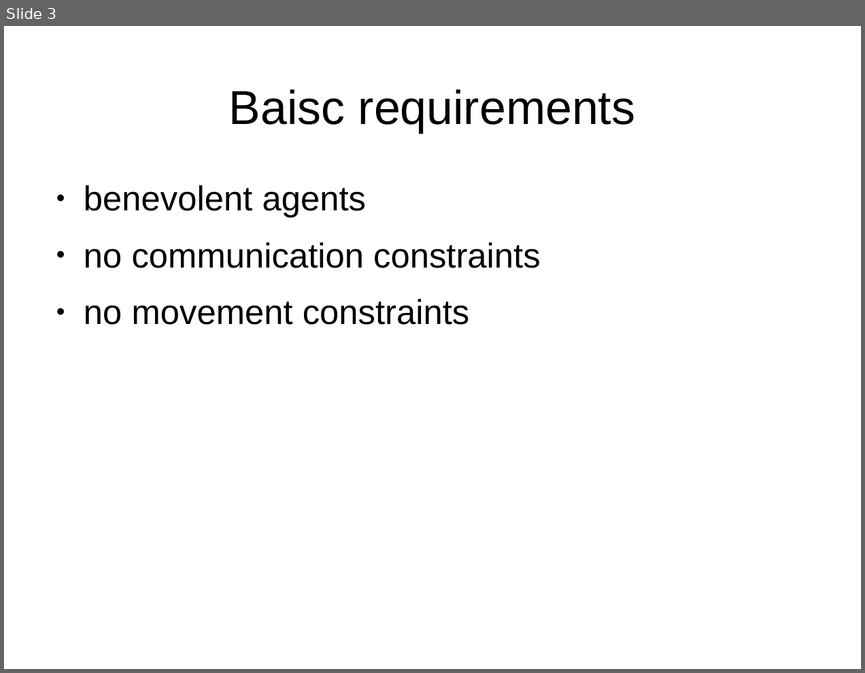
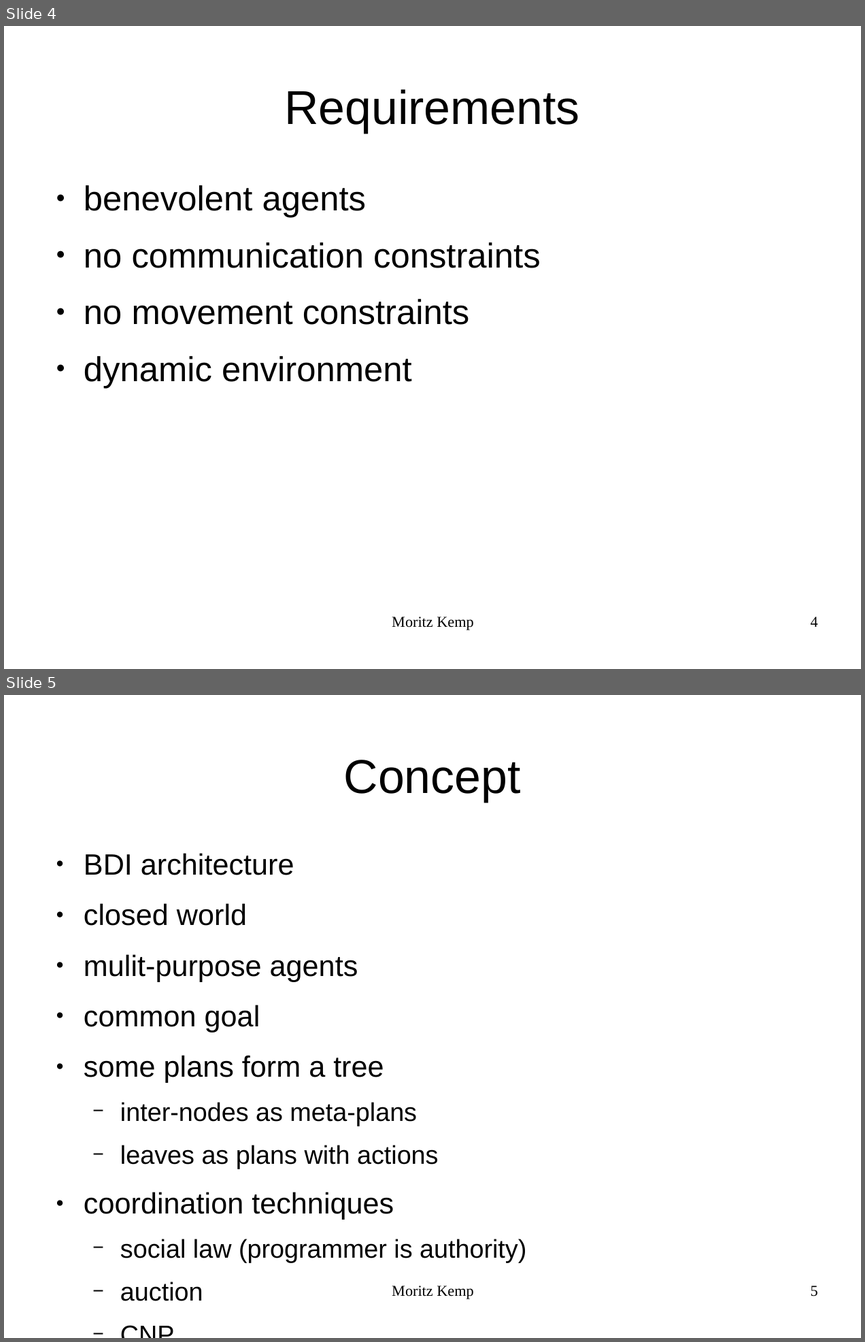
Before and after one commit to MoritzKemp/smartFactory, a slide deck: documentation/presentation_2.odp. Shown one above the other, each under a label of ours: slide 3 before the commit, slides 4 and 5 after it. The pictures are 865x673 and 865x1342 pixels, drawn with LibreOffice and Linux fonts; fonts in the diff are those of the drawing. Boxes give left, top, right and bottom in pixels: in the first picture for what was removed or moved away, otherwise in the second. Text is boxed around its words. In the diff, an @@ line names an element or a change of style, - is before the commit and + after.

```diff
--- a/documentation/presentation_2.odp
+++ b/documentation/presentation_2.odp
@@ slide 5 added at bbox=[4, 695, 861, 1338], background #FFFFFF @@
@@ title added at bbox=[344, 760, 521, 802], 44 pt, text #000000 @@
+Concept
@@ text added at bbox=[84, 853, 526, 1262], 27.2 pt, text #000000 @@
+● BDI architecture
+● closed world
+● mulit-purpose agents
+● common goal
+● some plans form a tree
+  − inter-nodes as meta-plans
+  − leaves as plans with actions
+● coordination techniques
+  − social law (programmer is authority)
+  − auction
+  − CNP
+● FIPA ACL for communication
@@ text added at bbox=[392, 1285, 473, 1299], 14 pt, text #000000 @@
+Moritz Kemp
@@ page number added at bbox=[810, 1285, 818, 1296], 14 pt, text #000000 @@
+5
@@ what was slide 3 is now slide 4 @@
@@ slide 4 changed as well @@
@@ title at bbox=[284, 89, 580, 133]: text changed @@
-Baisc requirements
+Requirements
@@ text at bbox=[84, 356, 411, 388]: paragraph added @@
+● dynamic environment
@@ text added at bbox=[392, 616, 473, 630], 14 pt, text #000000 @@
+Moritz Kemp
@@ page number added at bbox=[810, 616, 818, 626], 14 pt, text #000000 @@
+4
```
Also in this commit, not shown: 2 other slides changed, 9 other slides added, 9 slides removed, 14 other files.
